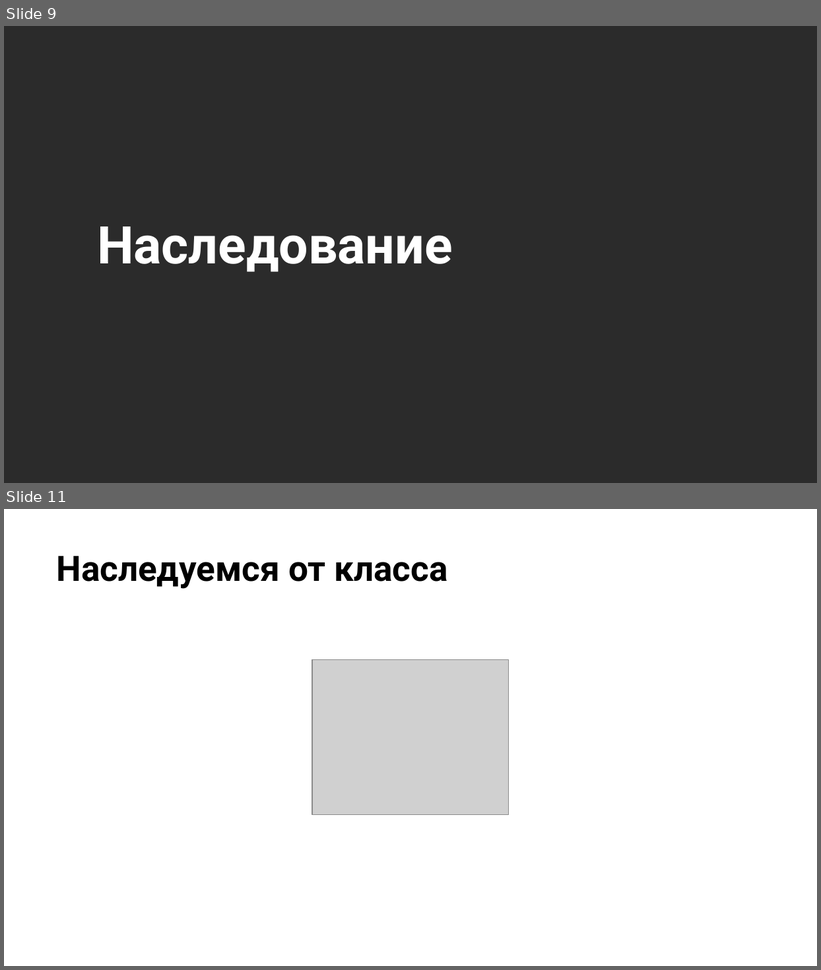
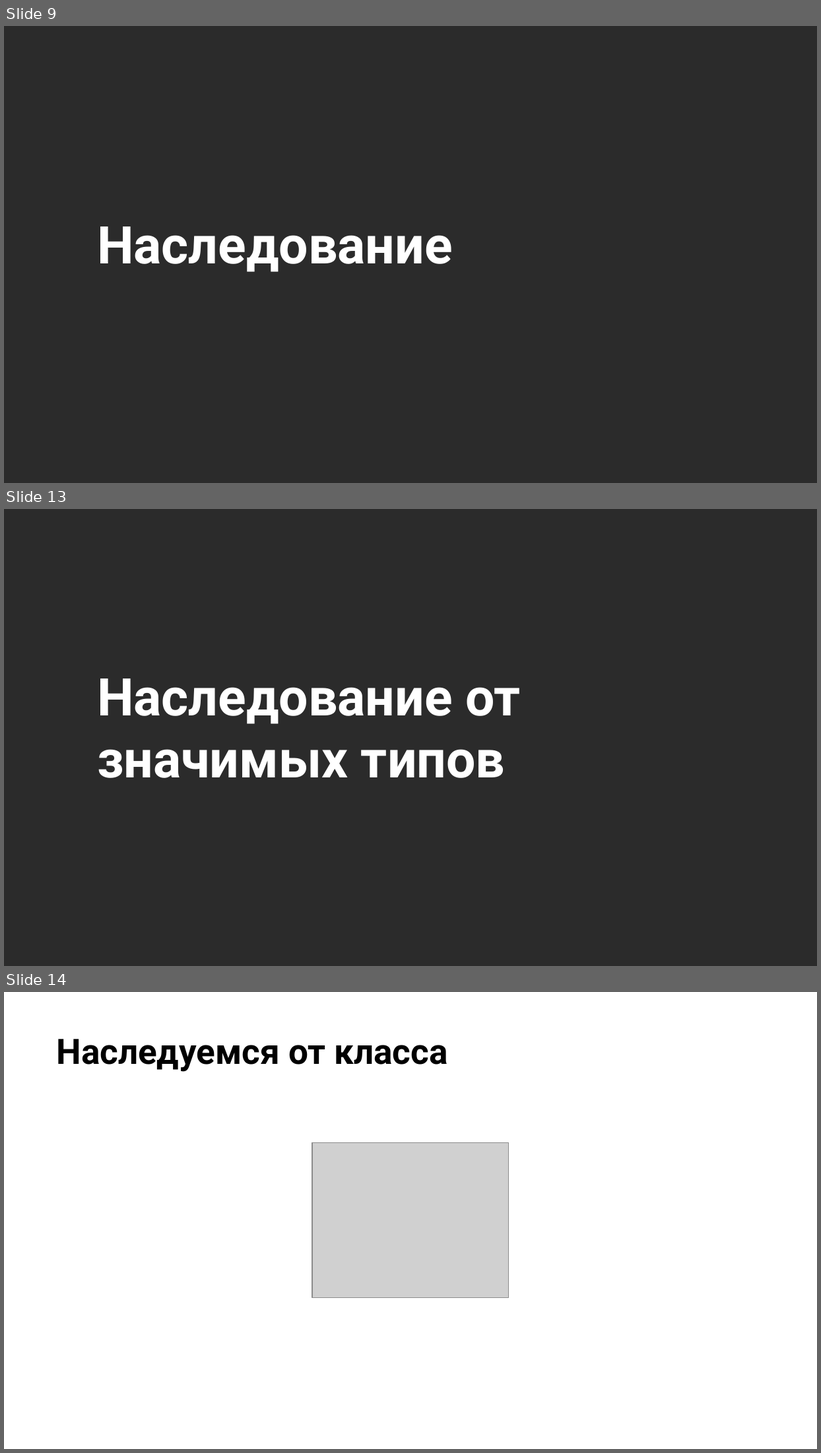
Before and after one commit to NilovPavel/OOP, a slide deck: ООП.pptx. Shown one above the other, each under a label of ours: slides 9 and 11 before the commit, slides 9, 13 and 14 after it; the slides between them are not shown. The pictures are 821x970 and 821x1453 pixels, drawn with LibreOffice and Linux fonts; fonts in the diff are those of the drawing; grey boxes stand for pictures; background and template pictures are left out; a plain dark background stands for a picture behind light text. Boxes give left, top, right and bottom in pixels: in the first picture for what was removed or moved away, otherwise in the second. Text is boxed around its words. In the diff, an @@ line names an element or a change of style, - is before the commit and + after.

```diff
--- a/ООП.pptx
+++ b/ООП.pptx
@@ slide 13 added at [4, 509, 817, 966], background picture (left out) @@
@@ title added at [97, 679, 520, 778], 46 pt, text #FFFFFF, bold @@
+Наследование от значимых типов
@@ what was slide 11 is now slide 14 @@
```
Also in this commit, not shown: 3 other slides added, 1 slide removed, 4 other files.
